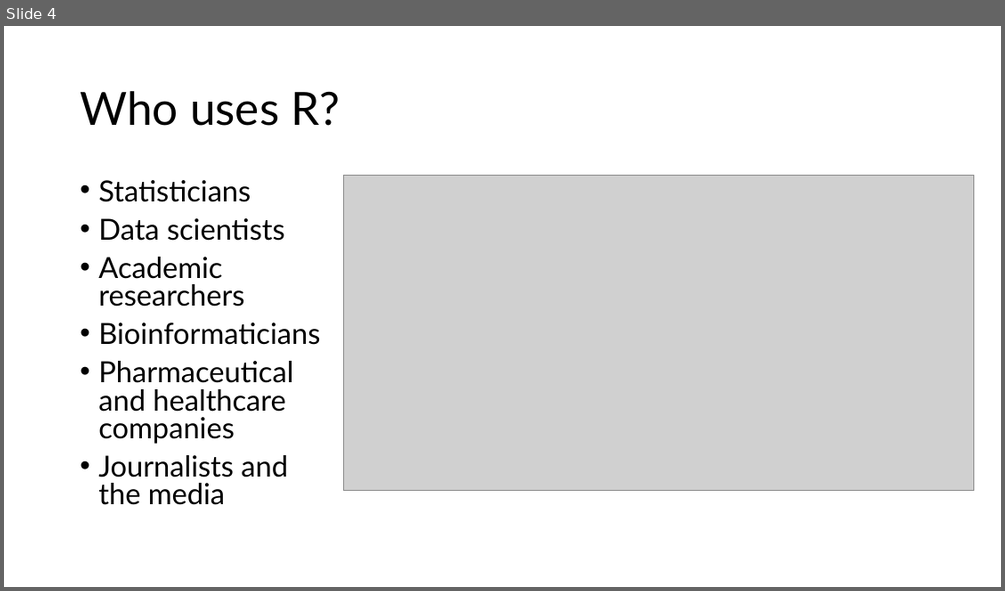
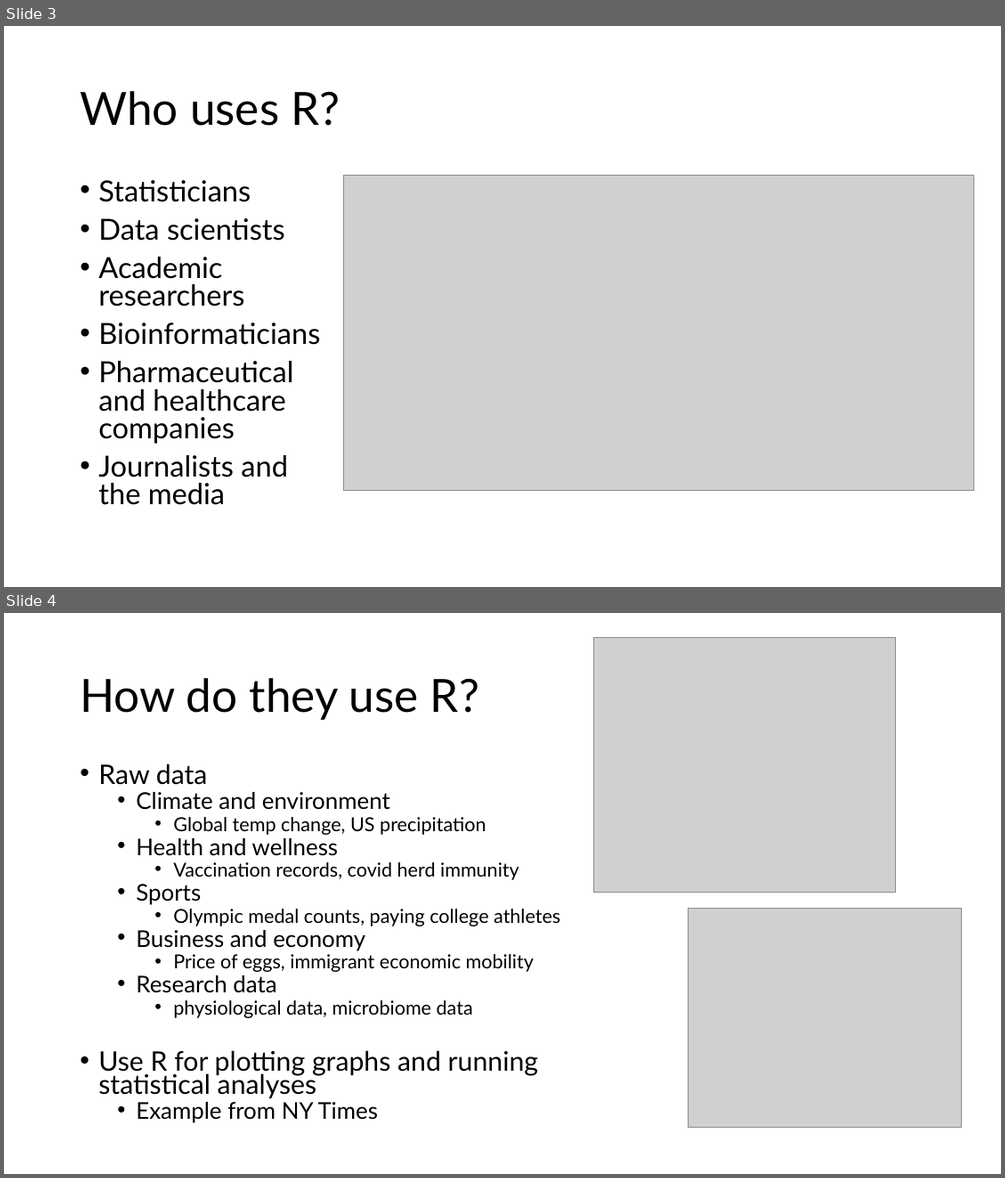
Before and after one commit to mjhemmerlein/MtBlueSky-Workshop-2026, a slide deck: Workshop-Sessions/Introduction-to-Coding/Introduction_to_R.pptx. Shown one above the other, each under a label of ours: slide 4 before the commit, slides 3 and 4 after it. The pictures are 1005x591 and 1005x1178 pixels, drawn with LibreOffice and Linux fonts; fonts in the diff are those of the drawing; grey boxes stand for pictures. Boxes give left, top, right and bottom in pixels: in the first picture for what was removed or moved away, otherwise in the second. Text is boxed around its words. In the diff, an @@ line names an element or a change of style, - is before the commit and + after.

```diff
--- a/Workshop-Sessions/Introduction-to-Coding/Introduction_to_R.pptx
+++ b/Workshop-Sessions/Introduction-to-Coding/Introduction_to_R.pptx
@@ slide 4 added at [4, 613, 1001, 1174], background #FFFFFF @@
@@ picture added at [594, 638, 896, 892] @@
@@ title added at [80, 678, 479, 720], 44 pt, text #000000 @@
+How do they use R?
@@ text added at [98, 763, 560, 1123], 18.5 pt, text #000000 @@
+• Raw data
+  • Climate and environment
+    • Global temp change, US precipitation
+  • Health and wellness
+    • Vaccination records, covid herd immunity
+  • Sports
+    • Olympic medal counts, paying college athletes
+  • Business and economy
+    • Price of eggs, immigrant economic mobility
+  • Research data
+    • physiological data, microbiome data
+• Use R for plotting graphs and running statistical analyses
+  • Example from NY Times
@@ picture added at [688, 908, 961, 1127] @@
@@ what was slide 4 is now slide 3 @@
```
Also in this commit, not shown: 3 slides changed, 1 other slide added, 2 slides removed, 3 other files.
